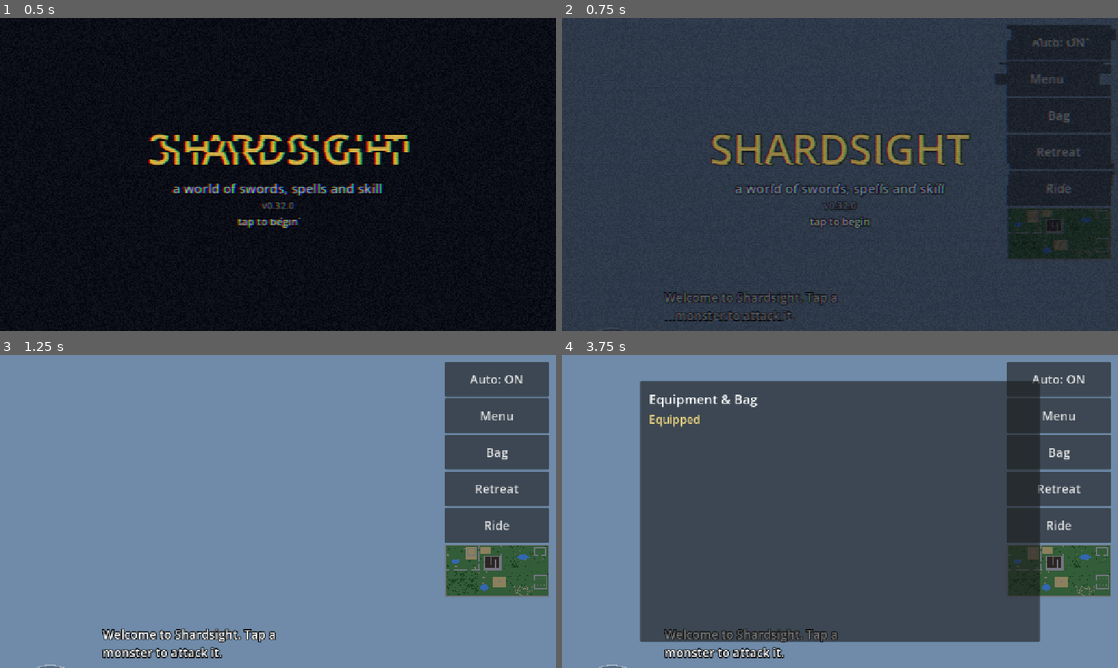
Above: before the commit, frames 1-4 (two rows, left to right).
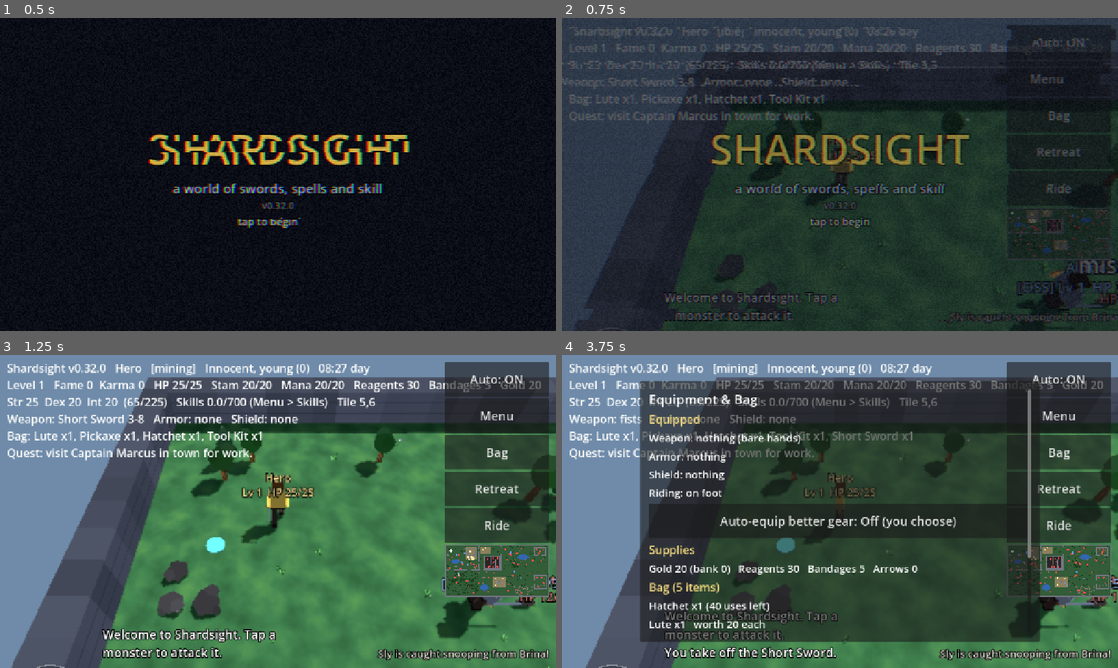
Above: after the commit, the same moments.

Repository: luckovsdeniss-denlu/Shardsight
Game: Godot game, scene res://scenes/main.tscn
Same seed, same stepped clock (60 frames per second), same inputs: the game is played once before the commit and once after it.
Inputs (mouse positions are in pixels of both pictures, inside the frame that each line leads up to):
- Up to frame 1 (0.5 s): no input
- Up to frame 2 (0.75 s): click "Auto: ON" at 0.5 s
- Up to frame 3 (1.25 s): no input
- Up to frame 4 (3.75 s): click "Bag" at 1.25 s; click "Retreat" at 2 s; click "Ride" at 2.75 s; click (973, 448) at 3.5 s, where only the run after the commit has a clickable "Take off"

Frame 1 is identical in both runs. In frame 2, 57% of the frame differs, in the area x 0-100%, y 2-100%; in frame 3, 77%, in the area x 1-100%, y 2-100%; in frame 4, 72%.
Error before the commit: Parse Error: Cannot infer the type of "want" variable because the value doesn't have a set type. (res://scripts/entity.gd:3916)

Commit message:
Fix parse error in the idle hologram (untyped inference broke entity.gd)
Co-Authored-By: Claude Opus 5.5 <noreply@anthropic.com>
Claude-Session: https://claude.ai/code/session_01H6LNxUGdbevPyoRQBBzvxK

Diff:
--- a/scripts/entity.gd
+++ b/scripts/entity.gd
@@ -3910,10 +3910,10 @@
 func _holo_step(delta: float, moving: bool) -> void:
 	if kind != Kind.PLAYER:
 		return
-	var busy := moving or dead or target != null or casting_id != "" or perform_timer > 0.0 \
+	var busy: bool = moving or dead or target != null or casting_id != "" or perform_timer > 0.0 \
 		or bandage_timer > 0.0 or tame_timer > 0.0 or gather_tile.x >= 0 or swing_anim > 0.0
 	idle_time = 0.0 if busy else idle_time + delta
-	var want := idle_time >= 3.0 and bool(game.property.glitch_on) and not game.autotest
+	var want: bool = idle_time >= 3.0 and bool(game.property.glitch_on) and not bool(game.autotest)
 	if want == holo:
 		return
 	holo = want
